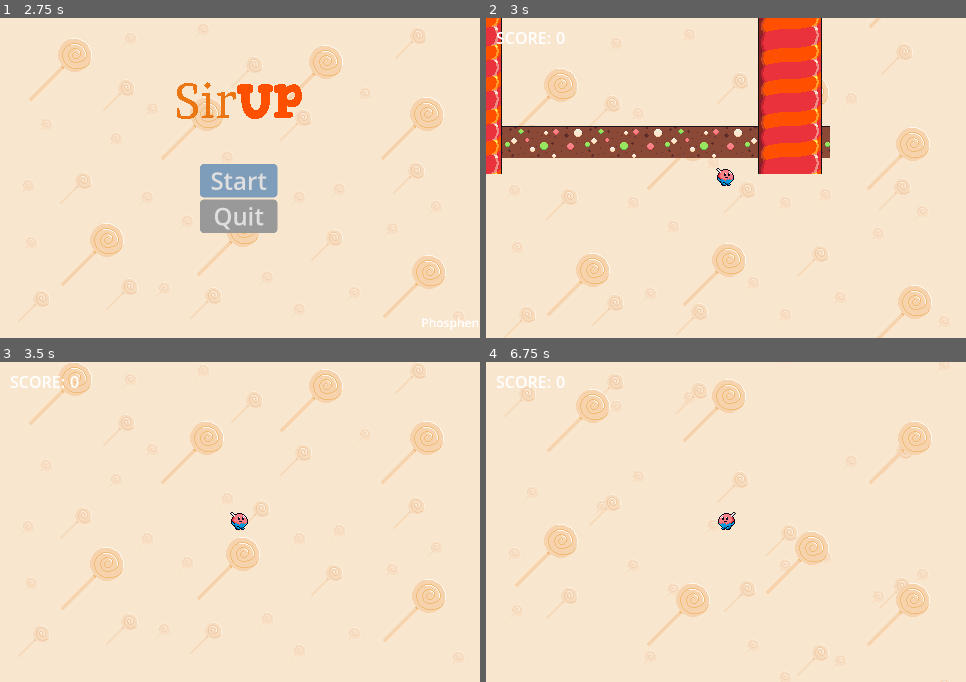
Above: before the commit, frames 1-4 (two rows, left to right).
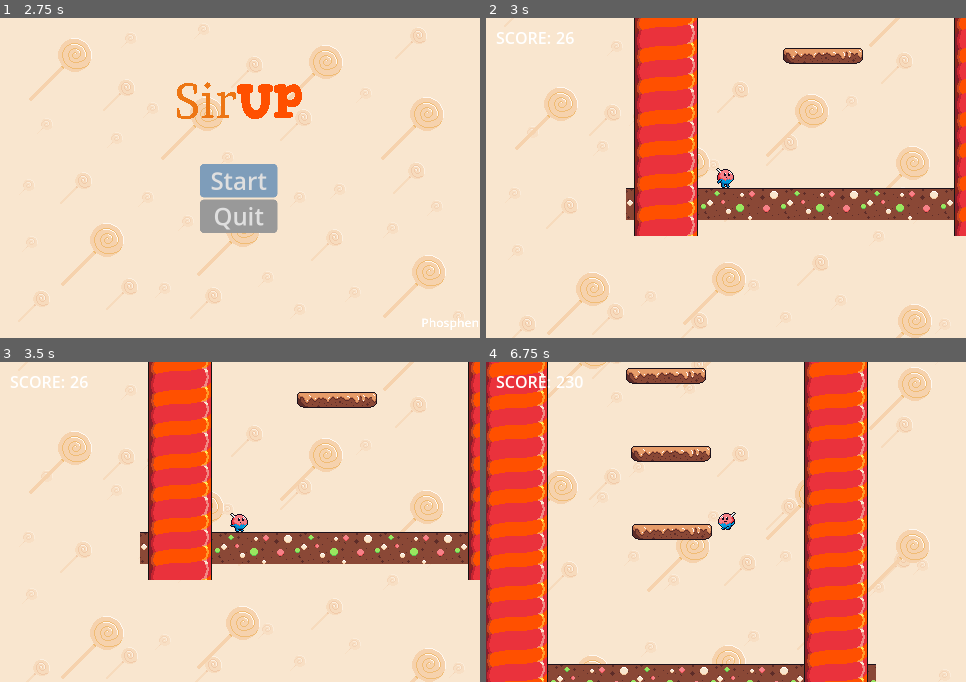
Above: after the commit, the same moments.

Repository: Phosphen/slide
Game: Godot game, scene res://Scenes/Levels/splash_screen.tscn
Same seed, same stepped clock (60 frames per second), same inputs: the game is played once before the commit and once after it.
Inputs (mouse positions are in pixels of both pictures, inside the frame that each line leads up to):
- Up to frame 1 (2.75 s): tap Enter at 0.5, 2 s; move the mouse to (345, 162) at 0.52 s; hold Right (move_right) 0.53-2.03 s; tap Up (jump) at 0.77, 1.52 s; tap Space at 1.25 s; move the mouse to (144, 194) at 1.27 s; move the mouse to (288, 107) at 2.02 s; hold Left (move_left) from 2.03 s (still down)
- Up to frame 2 (3 s): release Left (move_left) at 2.75 s; click "Start" at 2.75 s
- Up to frame 3 (3.5 s): no input
- Up to frame 4 (6.75 s): move the mouse to (702, 586) at 3.52 s; hold Right (move_right) 3.53-5.03 s; tap Up (jump) at 3.77, 4.52, 5.27 s; move the mouse to (870, 570) at 4.27 s; move the mouse to (582, 474) at 5.02 s; hold Left (move_left) 5.03-5.78 s; move the mouse to (750, 522) at 5.77 s; hold Right (move_right) 5.78-6.53 s; move the mouse to (654, 442) at 6.52 s; hold Left (move_left) from 6.53 s (still down)

Frame 1 is identical in both runs. In frame 2, 34% of the frame differs, in the area x 0-100%, y 0-100%; in frame 3, 25%; in frame 4, 39%, in the area x 0-93%, y 0-100%.

Commit message:
chore: re-saved after merge

Diff:
--- a/LevelGen/main.tscn
+++ b/LevelGen/main.tscn
@@ -1,14 +1,12 @@
-[gd_scene load_steps=7 format=3 uid="uid://buymrux01rude"]
-
+[gd_scene load_steps=8 format=3 uid="uid://buymrux01rude"]
 
 [ext_resource type="Script" path="res://LevelGen/Main.gd" id="1_5o2wn"]
 [ext_resource type="PackedScene" uid="uid://cdejim20utbi" path="res://LevelGen/brick_scene.tscn" id="2_0q4u1"]
-[ext_resource type="PackedScene" uid="uid://dgloopipmufx" path="res://LevelGen/ground.tscn" id="3_7rnot"]
-[ext_resource type="PackedScene" uid="uid://dauc37uwpt3b7" path="res://LevelGen/wall.tscn" id="4_0acmh"]
+[ext_resource type="PackedScene" path="res://LevelGen/ground.tscn" id="3_7rnot"]
+[ext_resource type="PackedScene" path="res://LevelGen/wall.tscn" id="4_0acmh"]
 [ext_resource type="PackedScene" uid="uid://dvjodc5t5wxm1" path="res://Player/player.tscn" id="4_rsqvq"]
 [ext_resource type="PackedScene" uid="uid://ckqfa8aki05qq" path="res://Score/score.tscn" id="5_ahuf4"]
-[ext_resource type="PackedScene" uid="uid://b4wc07be030nk" path="res://Scenes/Levels/world_parallax_bg.tscn" id="6_klvki"]
-
+[ext_resource type="PackedScene" path="res://Scenes/Levels/world_parallax_bg.tscn" id="6_klvki"]
 
 [node name="Main" type="Node"]
 script = ExtResource("1_5o2wn")
@@ -17,7 +15,7 @@
 ground_scene = ExtResource("3_7rnot")
 
 [node name="Player" parent="." instance=ExtResource("4_rsqvq")]
-position = Vector2(496, 2.08165e-12)
+position = Vector2(300, -20)
 wall_bounce_strength = Vector2(1.5, 30)
 high_jump_treshold = 200.0
 
@@ -27,7 +25,7 @@
 [node name="GUI" parent="." instance=ExtResource("5_ahuf4")]
 
 [node name="Camera2D" type="Camera2D" parent="."]
-position = Vector2(496, 2.08165e-12)
+position = Vector2(300, -20)
 
 [node name="ParallaxBackground" parent="." instance=ExtResource("6_klvki")]
 
Not shown: 1 places in LevelGen/brick_scene.tscn that only renumber resources
